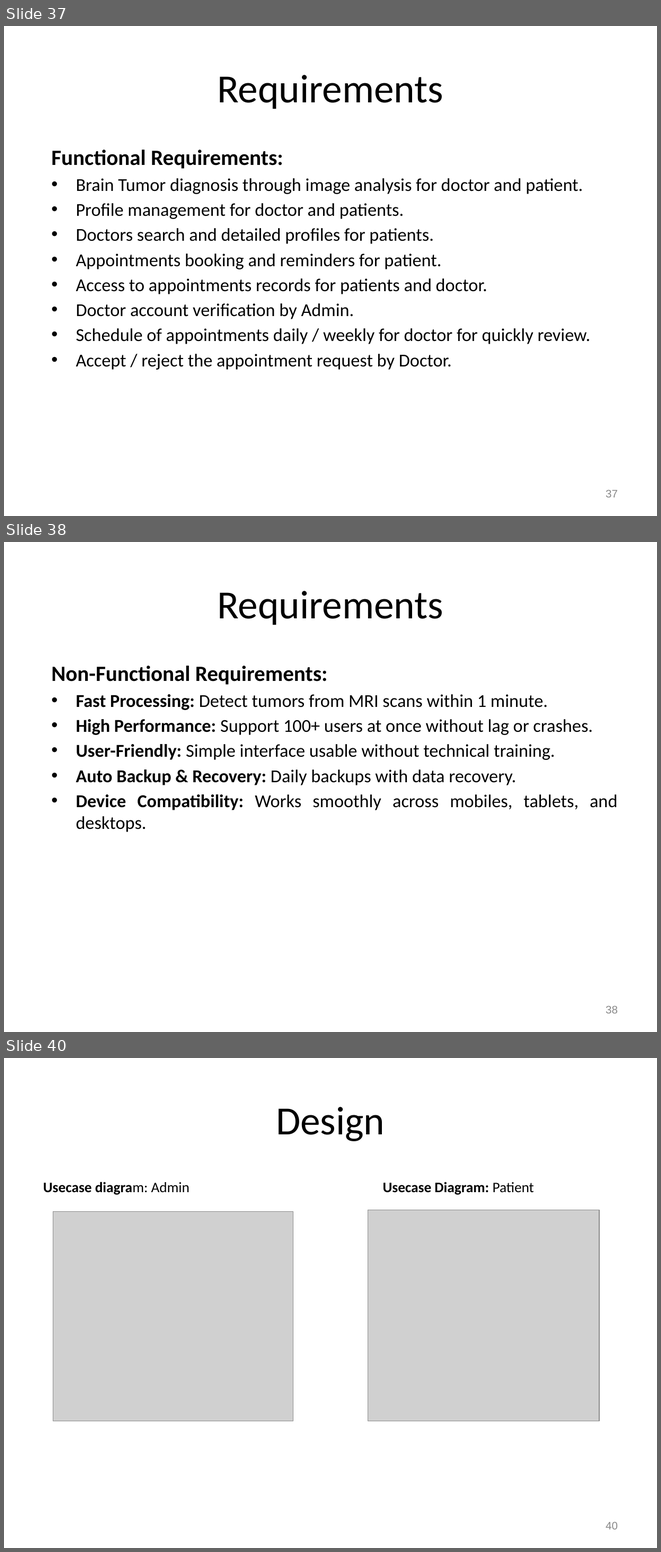
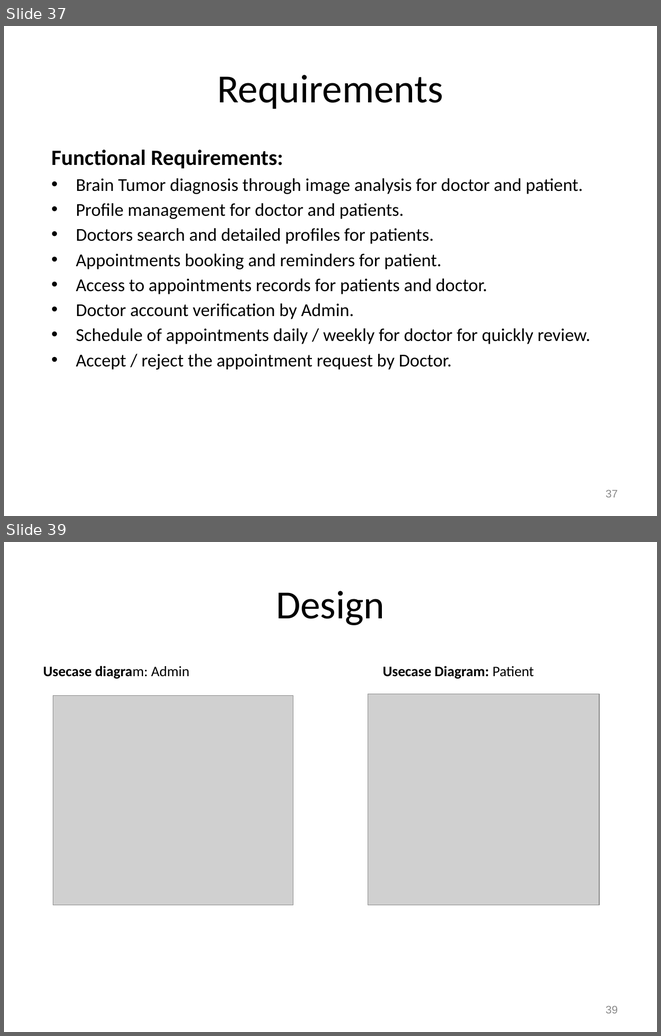
Before and after one commit to Waleedk6/TumorVision, a slide deck: FYP-1_present_(1)[1].pptx. Shown one above the other, each under a label of ours: slides 37, 38 and 40 before the commit, slides 37 and 39 after it; the slides between them are not shown. The pictures are 661x1552 and 661x1036 pixels, drawn with LibreOffice and Linux fonts; fonts in the diff are those of the drawing; grey boxes stand for pictures; background and template pictures are left out. Boxes give left, top, right and bottom in pixels: in the first picture for what was removed or moved away, otherwise in the second. Text is boxed around its words. In the diff, an @@ line names an element or a change of style, - is before the commit and + after.

```diff
--- a/FYP-1_present_(1)[1].pptx
+++ b/FYP-1_present_(1)[1].pptx
@@ slide 38 removed at [4, 542, 657, 1032], background picture (left out) @@
@@ title removed at [217, 591, 443, 625] @@
-Requirements
@@ text removed at [51, 665, 617, 832] @@
-Non-Functional Requirements:
-• Fast Processing: Detect tumors from MRI scans within 1 minute.
-• High Performance: Support 100+ users at once without lag or crashes.
-• User-Friendly: Simple interface usable without technical training.
-• Auto Backup & Recovery: Daily backups with data recovery.
-• Device Compatibility: Works smoothly across mobiles, tablets, and desktops.
@@ page number removed at [606, 1006, 618, 1013] @@
-38
@@ what was slide 40 is now slide 39 @@
@@ page number at [606, 1006, 618, 1013]: text changed @@
-40
+39
```
Also in this commit, not shown: 2 slides changed, 1 other slide removed, 1 other file.
